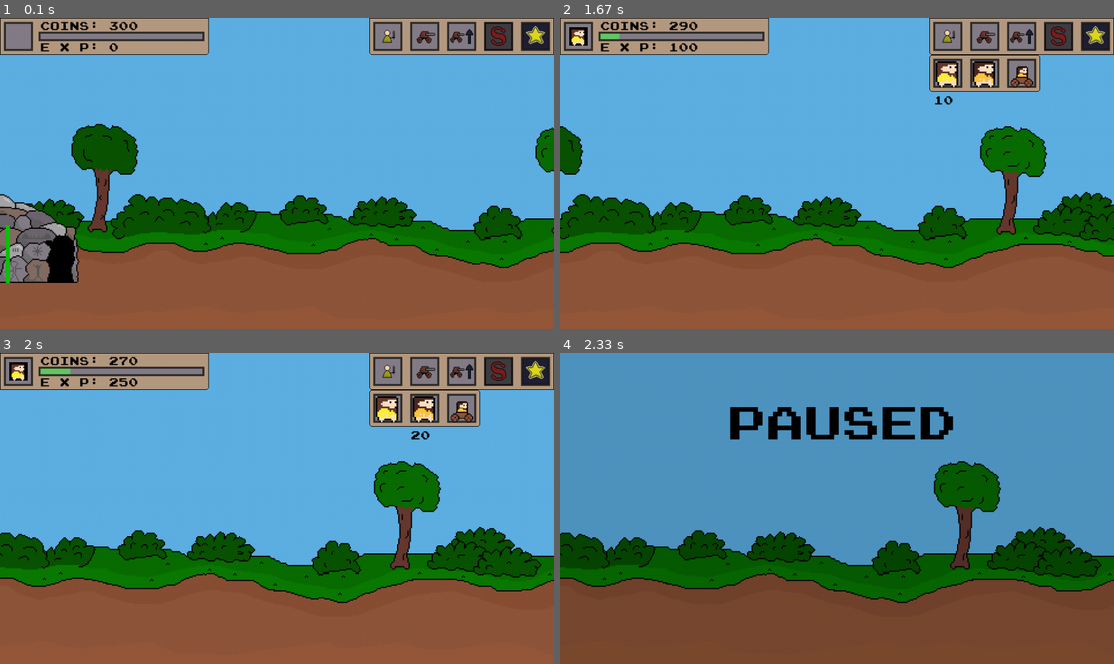
Above: before the commit, frames 1-4 (two rows, left to right).
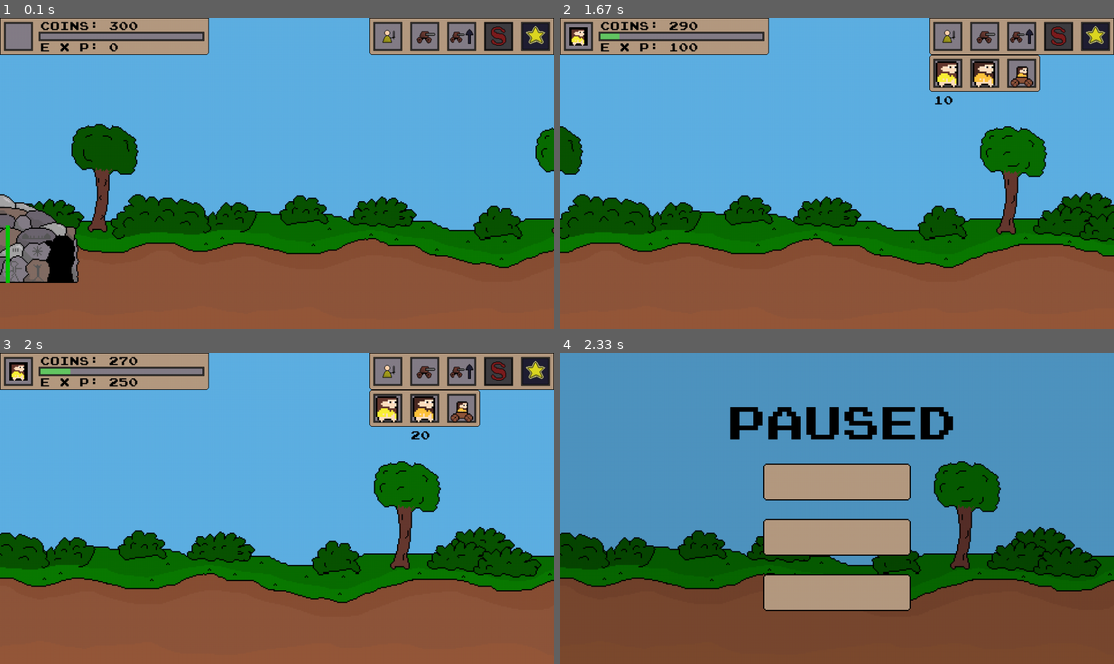
Above: after the commit, the same moments.

Repository: de-dust-enjoyer/age_of_pixel_pygame
Game: pygame game, started from main.py
Two runs of this game, one before a commit and one after it. Both use one fixed random seed, a clock stepped at 60 frames per second and the inputs below.
Inputs (mouse positions are in pixels of both pictures, inside the frame that each line leads up to):
- Up to frame 1 (0.1 s): no input
- Up to frame 2 (1.67 s): click (986, 36) at 0.38 s; click (947, 36) at 0.72 s; click (947, 73) at 1.05 s; hold Right from 1.33 s (still down)
- Up to frame 3 (2 s): release Right at 1.8 s; click (426, 408) at 1.88 s
- Up to frame 4 (2.33 s): tap Esc at 2.17 s

Frames 1-3 are identical in both runs. In frame 4, 9.5% of the frame differs, in the area x 36-64%, y 35-84%.

Commit message:
added button rects for pause menu

Diff:
--- a/main.py
+++ b/main.py
@@ -210,6 +210,11 @@
 		self.turret_2_button_rect = pygame.Rect(776, 72, 48, 48)
 		self.turret_3_button_rect = pygame.Rect(840, 72, 48, 48)
 		self.turret_sell_button_rect = pygame.Rect(904, 72, 48, 48)
+
+
+		self.pause_button_continue_rect = pygame.Rect(352, 192, 256, 64)
+		self.pause_button_restart_rect = pygame.Rect(352, 288, 256, 64)
+		self.pause_button_quit_rect = pygame.Rect(352, 352, 256, 64)
 
 
 		# importing game assets:
@@ -284,6 +289,8 @@
 
 		self.ui_units = pygame.image.load("assets/ui/aow_ui_units.png").convert_alpha()
 		self.ui_turrets = pygame.image.load("assets/ui/aow_ui_turrets.png").convert_alpha()
+
+		self.ui_pause_menu = pygame.image.load("assets/ui/aow_ui_pause_menu.png").convert_alpha()
 		#   load special attack spritesheets
 		#	tier 1
 		self.tier1_special_sheet_img = pygame.image.load("assets/special_attack/tier1/aow_special_meteor.png").convert_alpha()
@@ -602,6 +609,7 @@
 
 	def calc_game_state_pause(self):
 		self.get_scaling_factors()
+		self.handle_buttons_pause()
 
 	def render_new_frame_pause(self):
 		self.screen.blit(self.background, self.background_pos)
@@ -612,8 +620,13 @@
 		projectile.draw()
 		unit_projectile.draw()
 		turret.draw()
+		self.draw_transparent_rect(self.SCREEN_SIZE, (0,0,0), 40, (0,0))
+
 		self.render_text("paused", self.font_80, (0,0,0), (self.SCREEN_SIZE[0] / 2 - 190, self.SCREEN_SIZE[1] / 2  - 200))
-		self.draw_transparent_rect(self.SCREEN_SIZE, (0,0,0), 40, (0,0))
+		self.screen.blit(self.ui_pause_menu, (0,0))
+
+
+
 		self.display.blit(self.resize_screen(), (0,0))
 		pygame.display.flip()
 
@@ -638,6 +651,9 @@
 		self.display.blit(self.resize_screen(), (0,0))
 		pygame.display.flip()
 
+
+	def handle_buttons_pause(self):
+		pass
 
 
 	def reset_everything(self):
